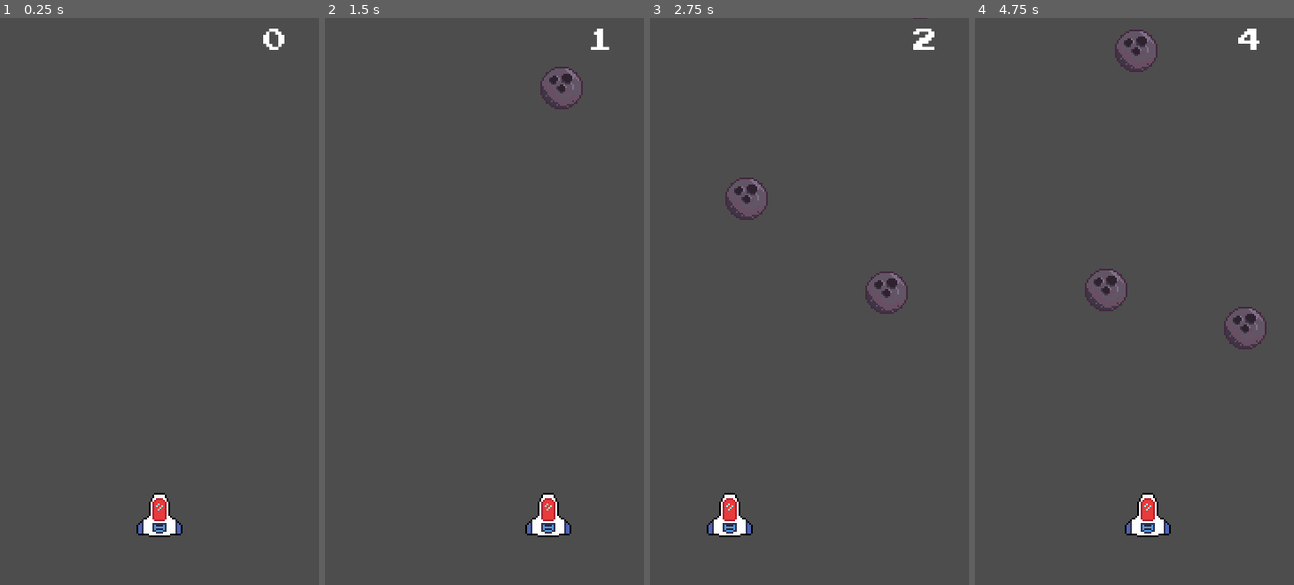
Above: before the commit, frames 1-4 (left to right).
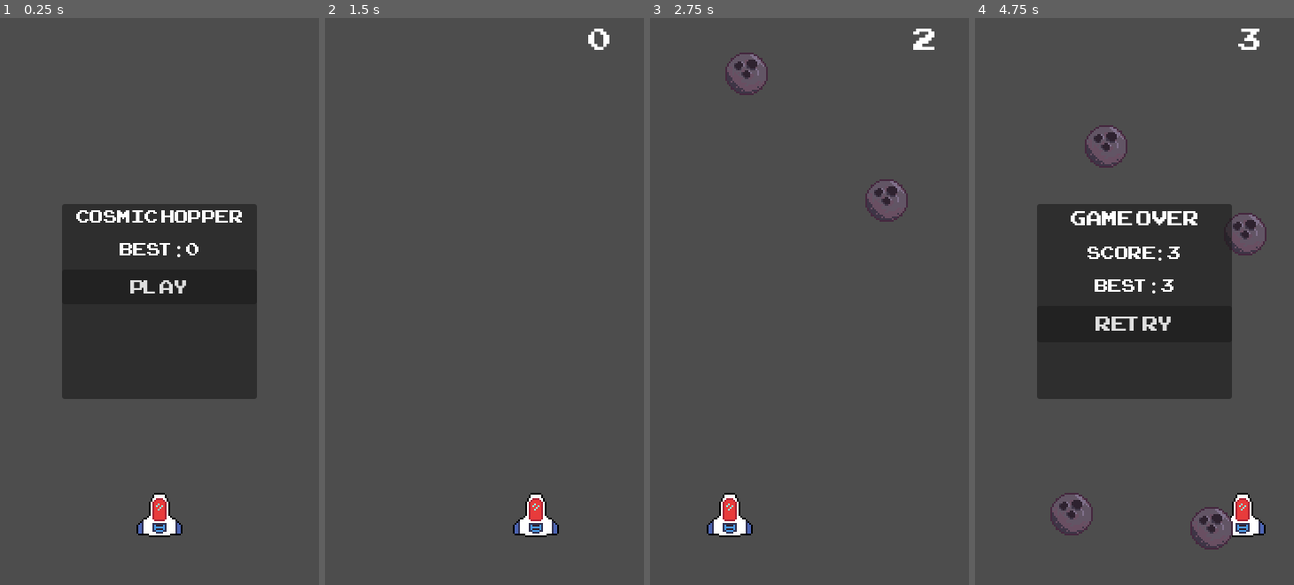
Above: after the commit, the same moments.

Repository: Araujo-Peter/Cosmic-Hopper
Game: Godot game, scene res://scenes/main.tscn
Two runs of this game, one before a commit and one after it. Both use one fixed random seed, a clock stepped at 60 frames per second and the inputs below.
Inputs (mouse positions are in pixels of both pictures, inside the frame that each line leads up to):
- Up to frame 1 (0.25 s): no input
- Up to frame 2 (1.5 s): click (484, 284) at 0.5 s, where only the run after the commit has a clickable "Play"; move the mouse to (554, 273) at 1.27 s; hold Right (move_right) from 1.28 s (still down); click (554, 273) at 1.42 s
- Up to frame 3 (2.75 s): move the mouse to (745, 329) at 2.02 s; release Right (move_right) at 2.03 s; hold Left (move_left) from 2.03 s (still down)
- Up to frame 4 (4.75 s): move the mouse to (1166, 176) at 2.77 s; release Left (move_left) at 2.78 s; hold Right (move_right) 2.78-4.28 s; move the mouse to (1118, 414) at 3.52 s; click (1118, 414) at 3.67 s; move the mouse to (1230, 386) at 4.27 s; hold Left (move_left) from 4.28 s (still down)

The runs differ from the first frame. In frame 1, 21% of the frame differs, in the area x 19-90%, y 1-68%; in frame 2, 1.5%; in frame 3, 1.7%; in frame 4, 25%, in the area x 19-92%, y 1-94%.

Commit message:
Added UI for main menu, game over screen and functionality for best score retention.

Diff:
--- a/scenes/AsteroidSpawner.gd
+++ b/scenes/AsteroidSpawner.gd
@@ -9,6 +9,7 @@
 var _timer: Timer
 var _viewport_width: float
 var _current_interval: float
+var _enabled: bool = false
 
 func _ready() -> void:
 	randomize()
@@ -19,12 +20,15 @@
 	_timer = Timer.new()
 	_timer.wait_time = _current_interval
 	_timer.one_shot = false
-	_timer.autostart = true
+	_timer.autostart = false
 	add_child(_timer)
 
 	_timer.timeout.connect(_on_spawn_timeout)
 
 func _on_spawn_timeout() -> void:
+	if not _enabled:
+		return
+
 	if asteroid_scene == null:
 		return
 
@@ -39,4 +43,22 @@
 	_current_interval = max(min_spawn_interval, _current_interval - spawn_interval_decay)
 	_timer.wait_time = _current_interval
 
-	print("Current spawn interval: ", _current_interval)
+	#print("Current spawn interval: ", _current_interval)
+
+# Helper methods
+func set_enabled(value: bool) -> void:
+	_enabled = value
+
+	if _timer == null:
+		return
+
+	if _enabled:
+		if _timer.is_stopped():
+			_timer.start()
+	else:
+		_timer.stop()
+
+func reset_difficulty() -> void:
+	_current_interval = spawn_interval
+	if _timer:
+		_timer.wait_time = _current_interval
--- a/scenes/main.gd
+++ b/scenes/main.gd
@@ -1,10 +1,143 @@
 extends Node2D
 
+enum State { MENU, PLAYING, GAME_OVER }
+
 @onready var score_label: Label = $UI/ScoreLabel
+@onready var main_menu: Control = $UI/MainMenu
+@onready var game_over: Control = $UI/GameOver
 
+@onready var title_label: Label = $UI/MainMenu/Panel/VboxContainer/TitleLabel
+@onready var best_score_menu_label: Label = $UI/MainMenu/Panel/VBoxContainer/BestScoreLabel
+@onready var play_button: Button = $UI/MainMenu/Panel/VBoxContainer/PlayButton
+
+@onready var final_score_label: Label = $UI/GameOver/Panel/VBoxContainer/FinalScoreLabel
+@onready var best_score_over_label: Label = $UI/GameOver/Panel/VBoxContainer/BestScoreLabel
+@onready var retry_button: Button = $UI/GameOver/Panel/VBoxContainer/RetryButton
+
+@onready var player: Area2D = $Player
+@onready var spawner: Node = $AsteroidSpawner
+
+var state: State = State.MENU
 var score: float = 0.0
+var best_score: int = 0
+
+const SAVE_PATH := "user://save.cfg"
+const SAVE_SECTION := "scores"
+const SAVE_KEY := "best_score"
+
+func _ready() -> void:
+	_load_best_score()
+
+	# Connect UI signals
+	play_button.pressed.connect(_on_play_pressed)
+	retry_button.pressed.connect(_on_retry_pressed)
+
+	# Connect player hit signal
+	if player.has_signal("hit"):
+		player.hit.connect(_on_player_hit)
+
+	_enter_menu_state()
+
+func _on_play_pressed() -> void:
+	_start_run()
+
+func _on_retry_pressed() -> void:
+	_start_run()
+
+func _on_player_hit() -> void:
+	if state != State.PLAYING:
+		return
+	_enter_game_over_state()
 
 func _process(delta: float) -> void:
-	# Score goes up over time (1 point per second)\
-	score += delta
-	score_label.text = str(int(score))
+	if state == State.PLAYING:
+		# Score goes up over time (1 point per second)\
+		score += delta
+		score_label.text = str(int(score))
+
+func _start_run() -> void:
+	score = 0.0
+	score_label.text = "0"
+
+	_clear_asteroids()
+
+	# reset difficulty and enable spawner
+	if "reset_difficulty" in spawner:
+		spawner.reset_difficulty()
+	if "set_enabled" in spawner:
+		spawner.set_enabled(true)
+
+	# reset player and enable control
+	if "reset_to_start" in player:
+		player.reset_to_start()
+	if "set_enabled" in player:
+		player.set_enabled(true)
+
+	_enter_playing_state()
+
+func _enter_menu_state() -> void:
+	state = State.MENU
+
+	main_menu.visible = true
+	game_over.visible = false
+	score_label.visible = false
+
+	if "set_enabled" in spawner:
+		spawner.set_enabled(false)
+	if "set_enabled" in player:
+		player.set_enabled(false)
+
+	_update_best_score_labels()
+
+func _enter_playing_state() -> void:
+	state = State.PLAYING
+
+	main_menu.visible = false
+	game_over.visible = false
+	score_label.visible = true
+
+func _enter_game_over_state() -> void:
+	state = State.GAME_OVER
+
+	if "set_enabled" in spawner:
+		spawner.set_enabled(false)
+	if "set_enabled" in player:
+		player.set_enabled(false)
+
+	var current_score: int = int(score)
+	if current_score > best_score:
+		best_score = current_score
+		_save_best_score()
+
+	final_score_label.text = "Score: %d" % current_score
+	_update_best_score_labels()
+
+	main_menu.visible = false
+	game_over.visible = true
+	score_label.visible = true # Keep the latest score visible
+
+# Clear any existing asteroids between runs
+func _clear_asteroids() -> void:
+	for asteroid in get_tree().get_nodes_in_group("asteroid"):
+		asteroid.queue_free()
+
+func _update_best_score_labels() -> void:
+	var txt := "Best: %d" % best_score
+	best_score_menu_label.text = txt
+	best_score_over_label.text = txt
+
+# Saving/Loading methods
+func _load_best_score() -> void:
+	var cfg := ConfigFile.new()
+	var err := cfg.load(SAVE_PATH)
+	if err == OK:
+		best_score = int(cfg.get_value(SAVE_SECTION, SAVE_KEY, 0))
+	else:
+		best_score = 0
+
+func _save_best_score() -> void:
+	var cfg := ConfigFile.new()
+	cfg.set_value(SAVE_SECTION, SAVE_KEY, best_score)
+	var err:= cfg.save(SAVE_PATH)
+	if err != OK:
+		push_warning("Could not save best score %s" % err)
--- a/scenes/main.tscn
+++ b/scenes/main.tscn
@@ -29,3 +29,109 @@
 theme_override_font_sizes/font_size = 48
 text = "0"
 horizontal_alignment = 1
+
+[node name="MainMenu" type="Control" parent="UI"]
+layout_mode = 3
+anchors_preset = 15
+anchor_right = 1.0
+anchor_bottom = 1.0
+grow_horizontal = 2
+grow_vertical = 2
+
+[node name="Panel" type="Panel" parent="UI/MainMenu"]
+custom_minimum_size = Vector2(220, 220)
+layout_mode = 0
+offset_left = 70.0
+offset_top = 210.0
+offset_right = 290.0
+offset_bottom = 430.0
+
+[node name="VBoxContainer" type="VBoxContainer" parent="UI/MainMenu/Panel"]
+layout_mode = 1
+anchors_preset = 15
+anchor_right = 1.0
+anchor_bottom = 1.0
+grow_horizontal = 2
+grow_vertical = 2
+theme_override_constants/separation = 8
+
+[node name="TitleLabel" type="Label" parent="UI/MainMenu/Panel/VBoxContainer"]
+layout_mode = 2
+theme_override_fonts/font = ExtResource("5_tbgi4")
+theme_override_font_sizes/font_size = 28
+text = "COSMIC HOPPER"
+horizontal_alignment = 1
+
+[node name="BestScoreLabel" type="Label" parent="UI/MainMenu/Panel/VBoxContainer"]
+layout_mode = 2
+theme_override_fonts/font = ExtResource("5_tbgi4")
+theme_override_font_sizes/font_size = 28
+text = "Best: 0"
+horizontal_alignment = 1
+
+[node name="PlayButton" type="Button" parent="UI/MainMenu/Panel/VBoxContainer"]
+layout_mode = 2
+size_flags_vertical = 4
+theme_override_fonts/font = ExtResource("5_tbgi4")
+theme_override_font_sizes/font_size = 30
+text = "Play"
+
+[node name="GameOver" type="Control" parent="UI"]
+layout_mode = 3
+anchors_preset = 15
+anchor_right = 1.0
+anchor_bottom = 1.0
+grow_horizontal = 2
+grow_vertical = 2
+
+[node name="Panel" type="Panel" parent="UI/GameOver"]
+custom_minimum_size = Vector2(220, 220)
+layout_mode = 1
+anchors_preset = 8
+anchor_left = 0.5
+anchor_top = 0.5
+anchor_right = 0.5
+anchor_bottom = 0.5
+offset_left = -20.0
+offset_top = -20.0
+offset_right = 20.0
+offset_bottom = 20.0
+grow_horizontal = 2
+grow_vertical = 2
+
+[node name="VBoxContainer" type="VBoxContainer" parent="UI/GameOver/Panel"]
+layout_mode = 1
+anchors_preset = 15
+anchor_right = 1.0
+anchor_bottom = 1.0
+grow_horizontal = 2
+grow_vertical = 2
+theme_override_constants/separation = 8
+
+[node name="GameOverTitle" type="Label" parent="UI/GameOver/Panel/VBoxContainer"]
+layout_mode = 2
+theme_override_fonts/font = ExtResource("5_tbgi4")
+theme_override_font_sizes/font_size = 32
+text = "GAME OVER"
+horizontal_alignment = 1
+
+[node name="FinalScoreLabel" type="Label" parent="UI/GameOver/Panel/VBoxContainer"]
+layout_mode = 2
+theme_override_fonts/font = ExtResource("5_tbgi4")
+theme_override_font_sizes/font_size = 28
+text = "Score: 0"
+horizontal_alignment = 1
+
+[node name="BestScoreLabel" type="Label" parent="UI/GameOver/Panel/VBoxContainer"]
+layout_mode = 2
+theme_override_fonts/font = ExtResource("5_tbgi4")
+theme_override_font_sizes/font_size = 28
+text = "Best: 0"
+horizontal_alignment = 1
+
+[node name="RetryButton" type="Button" parent="UI/GameOver/Panel/VBoxContainer"]
+layout_mode = 2
+size_flags_vertical = 4
+theme_override_fonts/font = ExtResource("5_tbgi4")
+theme_override_font_sizes/font_size = 32
+text = "RETRY"
--- a/scenes/player.gd
+++ b/scenes/player.gd
@@ -1,8 +1,11 @@
 extends Area2D
+
+signal hit # signal for tracking death
 
 @export var max_speed: float = 420.0 # px/s
 @export var accel: float = 12.0 # lerp factor per second
 @export var horizontal_padding: float = 26.0
+@export var enabled: bool = true # allow main.gd to enable/disable the player
 
 var _vx: float = 0.0
 var _x_min: float
@@ -12,12 +15,19 @@
 var _touch_right: bool = false
 var viewport_width: float = 0.0
 
+var _start_pos: Vector2 # To reset the player to their original position after starting a new run
+
 func _ready() -> void:
+	_start_pos = global_position
+
 	viewport_width = get_viewport_rect().size.x
 	_x_min = horizontal_padding
 	_x_max = viewport_width - horizontal_padding
 
 func _physics_process(delta: float) -> void:
+	if not enabled:
+		return # Don't move if disabled
+
 	var target_vx: float = 0.0
 
 	var left_pressed := Input.is_action_pressed("move_left") or _touch_left
@@ -37,9 +47,12 @@
 
 func _on_area_entered(area: Area2D) -> void:
 	if area.is_in_group("asteroid"):
-		get_tree().reload_current_scene()
+		hit.emit() # Tell main.gd that we were hit
 
 func _unhandled_input(event: InputEvent) -> void:
+	if not enabled:
+		return # Ignore any kind of input if the player is disabled (i.e. they're in a menu)
+
 	# Mouse clicks in browser also count as touch
 	if event is InputEventScreenTouch or event is InputEventMouseButton:
 		var pressed := event.is_pressed()
@@ -57,3 +70,17 @@
 			# Finger/mouse is released: stop touch movement
 			_touch_left = false
 			_touch_right = false
+
+# Helper methods
+func reset_to_start() -> void:
+	global_position = _start_pos
+	_vx = 0.0
+	_touch_left = false
+	_touch_right = false
+
+func set_enabled(value: bool) -> void:
+	enabled = value
+	if not enabled:
+		_vx = 0.0
+		_touch_left = false
+		_touch_right = false
